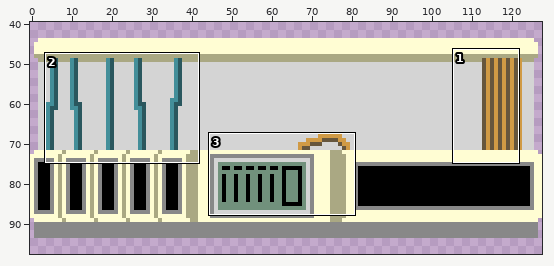
File history of a pixel-art file, player-alpha/Assets/tex/textures/.source/electrical panel.aseprite. The first picture is a wide view before the edit; the outline marks the close-up.
Close-up. First the earlier version:
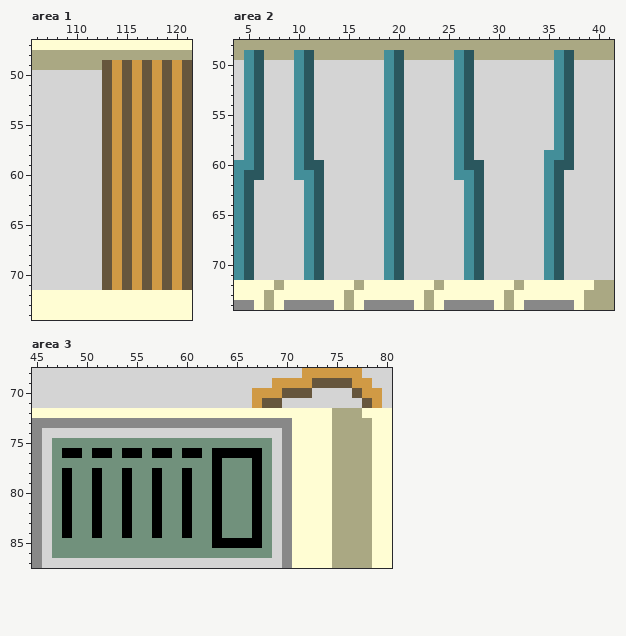
128x128 pixels, 1 frame. Colours within 5 levels of each other are drawn and written as one. Shown: area 1: x 106..121, y 47..74; area 2: x 4..41, y 48..74; area 3: x 45..80, y 68..87. The wide view leaves out empty margins.
And afterwards:
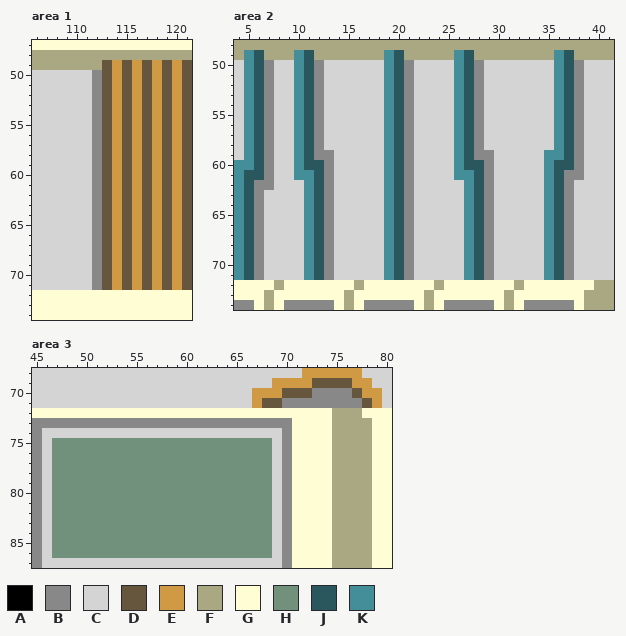
Palette (. is transparent): A #000000  B #888888  C #d4d4d4  D #66563d  E #d09a45  F #aaa883  G #fffdd3  H #71917c  J #2a575e  K #438e99
The edit:
--- area 1
@@ x 110..114 @@
 49 FFFDE
-50 CCCDE
-51 CCCDE
-52 CCCDE
-53 CCCDE
-54 CCCDE
-55 CCCDE
-56 CCCDE
-57 CCCDE
-58 CCCDE
-59 CCCDE
-60 CCCDE
-61 CCCDE
-62 CCCDE
-63 CCCDE
-64 CCCDE
-65 CCCDE
-66 CCCDE
-67 CCCDE
-68 CCCDE
-69 CCCDE
-70 CCCDE
-71 CCCDE
+50 CCBDE
+51 CCBDE
+52 CCBDE
+53 CCBDE
+54 CCBDE
+55 CCBDE
+56 CCBDE
+57 CCBDE
+58 CCBDE
+59 CCBDE
+60 CCBDE
+61 CCBDE
+62 CCBDE
+63 CCBDE
+64 CCBDE
+65 CCBDE
+66 CCBDE
+67 CCBDE
+68 CCBDE
+69 CCBDE
+70 CCBDE
+71 CCBDE
 72 GGGGG
--- area 2
@@ x 4..41 @@
 49 FKJFFFKJFFFFFFFKJFFFFFKJFFFFFFFFKJFFFF
-50 CKJCCCKJCCCCCCCKJCCCCCKJCCCCCCCCKJCCCC
-51 CKJCCCKJCCCCCCCKJCCCCCKJCCCCCCCCKJCCCC
-52 CKJCCCKJCCCCCCCKJCCCCCKJCCCCCCCCKJCCCC
-53 CKJCCCKJCCCCCCCKJCCCCCKJCCCCCCCCKJCCCC
-54 CKJCCCKJCCCCCCCKJCCCCCKJCCCCCCCCKJCCCC
-55 CKJCCCKJCCCCCCCKJCCCCCKJCCCCCCCCKJCCCC
-56 CKJCCCKJCCCCCCCKJCCCCCKJCCCCCCCCKJCCCC
-57 CKJCCCKJCCCCCCCKJCCCCCKJCCCCCCCCKJCCCC
-58 CKJCCCKJCCCCCCCKJCCCCCKJCCCCCCCCKJCCCC
-59 CKJCCCKJCCCCCCCKJCCCCCKJCCCCCCCKKJCCCC
-60 KKJCCCKJJCCCCCCKJCCCCCKJJCCCCCCKJJCCCC
-61 KJJCCCKKJCCCCCCKJCCCCCKKJCCCCCCKJCCCCC
-62 KJCCCCCKJCCCCCCKJCCCCCCKJCCCCCCKJCCCCC
-63 KJCCCCCKJCCCCCCKJCCCCCCKJCCCCCCKJCCCCC
-64 KJCCCCCKJCCCCCCKJCCCCCCKJCCCCCCKJCCCCC
-65 KJCCCCCKJCCCCCCKJCCCCCCKJCCCCCCKJCCCCC
-66 KJCCCCCKJCCCCCCKJCCCCCCKJCCCCCCKJCCCCC
-67 KJCCCCCKJCCCCCCKJCCCCCCKJCCCCCCKJCCCCC
-68 KJCCCCCKJCCCCCCKJCCCCCCKJCCCCCCKJCCCCC
-69 KJCCCCCKJCCCCCCKJCCCCCCKJCCCCCCKJCCCCC
-70 KJCCCCCKJCCCCCCKJCCCCCCKJCCCCCCKJCCCCC
-71 KJCCCCCKJCCCCCCKJCCCCCCKJCCCCCCKJCCCCC
+50 CKJBCCKJBCCCCCCKJBCCCCKJBCCCCCCCKJBCCC
+51 CKJBCCKJBCCCCCCKJBCCCCKJBCCCCCCCKJBCCC
+52 CKJBCCKJBCCCCCCKJBCCCCKJBCCCCCCCKJBCCC
+53 CKJBCCKJBCCCCCCKJBCCCCKJBCCCCCCCKJBCCC
+54 CKJBCCKJBCCCCCCKJBCCCCKJBCCCCCCCKJBCCC
+55 CKJBCCKJBCCCCCCKJBCCCCKJBCCCCCCCKJBCCC
+56 CKJBCCKJBCCCCCCKJBCCCCKJBCCCCCCCKJBCCC
+57 CKJBCCKJBCCCCCCKJBCCCCKJBCCCCCCCKJBCCC
+58 CKJBCCKJBCCCCCCKJBCCCCKJBCCCCCCCKJBCCC
+59 CKJBCCKJBBCCCCCKJBCCCCKJBBCCCCCKKJBCCC
+60 KKJBCCKJJBCCCCCKJBCCCCKJJBCCCCCKJJBCCC
+61 KJJBCCKKJBCCCCCKJBCCCCKKJBCCCCCKJBBCCC
+62 KJBBCCCKJBCCCCCKJBCCCCCKJBCCCCCKJBCCCC
+63 KJBCCCCKJBCCCCCKJBCCCCCKJBCCCCCKJBCCCC
+64 KJBCCCCKJBCCCCCKJBCCCCCKJBCCCCCKJBCCCC
+65 KJBCCCCKJBCCCCCKJBCCCCCKJBCCCCCKJBCCCC
+66 KJBCCCCKJBCCCCCKJBCCCCCKJBCCCCCKJBCCCC
+67 KJBCCCCKJBCCCCCKJBCCCCCKJBCCCCCKJBCCCC
+68 KJBCCCCKJBCCCCCKJBCCCCCKJBCCCCCKJBCCCC
+69 KJBCCCCKJBCCCCCKJBCCCCCKJBCCCCCKJBCCCC
+70 KJBCCCCKJBCCCCCKJBCCCCCKJBCCCCCKJBCCCC
+71 KJBCCCCKJBCCCCCKJBCCCCCKJBCCCCCKJBCCCC
 72 GGGGFGGGGGGGFGGGGGGGFGGGGGGGFGGGGGGGFF
--- area 3
@@ x 68..79 @@
 69 CEEEEDDDDEEC
-70 EEDDDCCCCDEE
-71 DDCCCCCCCCDE
+70 EEDDDBBBBDEE
+71 DDBBBBBBBBDE
 72 GGGGGGGFFFGG
@@ x 46..69 @@
 75 CHHHHHHHHHHHHHHHHHHHHHHC
-76 CHAAHAAHAAHAAHAAHAAAAAHC
-77 CHHHHHHHHHHHHHHHHAHHHAHC
-78 CHAHHAHHAHHAHHAHHAHHHAHC
-79 CHAHHAHHAHHAHHAHHAHHHAHC
-80 CHAHHAHHAHHAHHAHHAHHHAHC
-81 CHAHHAHHAHHAHHAHHAHHHAHC
-82 CHAHHAHHAHHAHHAHHAHHHAHC
-83 CHAHHAHHAHHAHHAHHAHHHAHC
-84 CHAHHAHHAHHAHHAHHAHHHAHC
-85 CHHHHHHHHHHHHHHHHAAAAAHC
+76 CHHHHHHHHHHHHHHHHHHHHHHC
+77 CHHHHHHHHHHHHHHHHHHHHHHC
+78 CHHHHHHHHHHHHHHHHHHHHHHC
+79 CHHHHHHHHHHHHHHHHHHHHHHC
+80 CHHHHHHHHHHHHHHHHHHHHHHC
+81 CHHHHHHHHHHHHHHHHHHHHHHC
+82 CHHHHHHHHHHHHHHHHHHHHHHC
+83 CHHHHHHHHHHHHHHHHHHHHHHC
+84 CHHHHHHHHHHHHHHHHHHHHHHC
+85 CHHHHHHHHHHHHHHHHHHHHHHC
 86 CHHHHHHHHHHHHHHHHHHHHHHC
Changed places in both close-ups, as pixel boxes (x1, y1, x2, y2):
changed: (92, 70, 102, 290)
changed: (254, 60, 334, 280)
changed: (404, 60, 414, 280)
changed: (474, 60, 494, 280)
changed: (564, 60, 584, 280)
changed: (62, 388, 362, 548)
